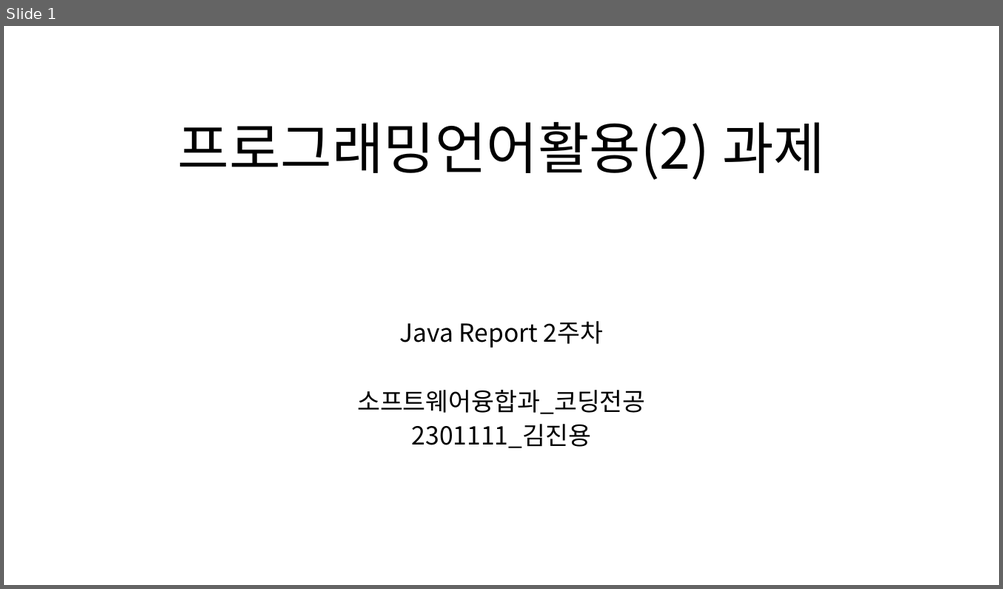
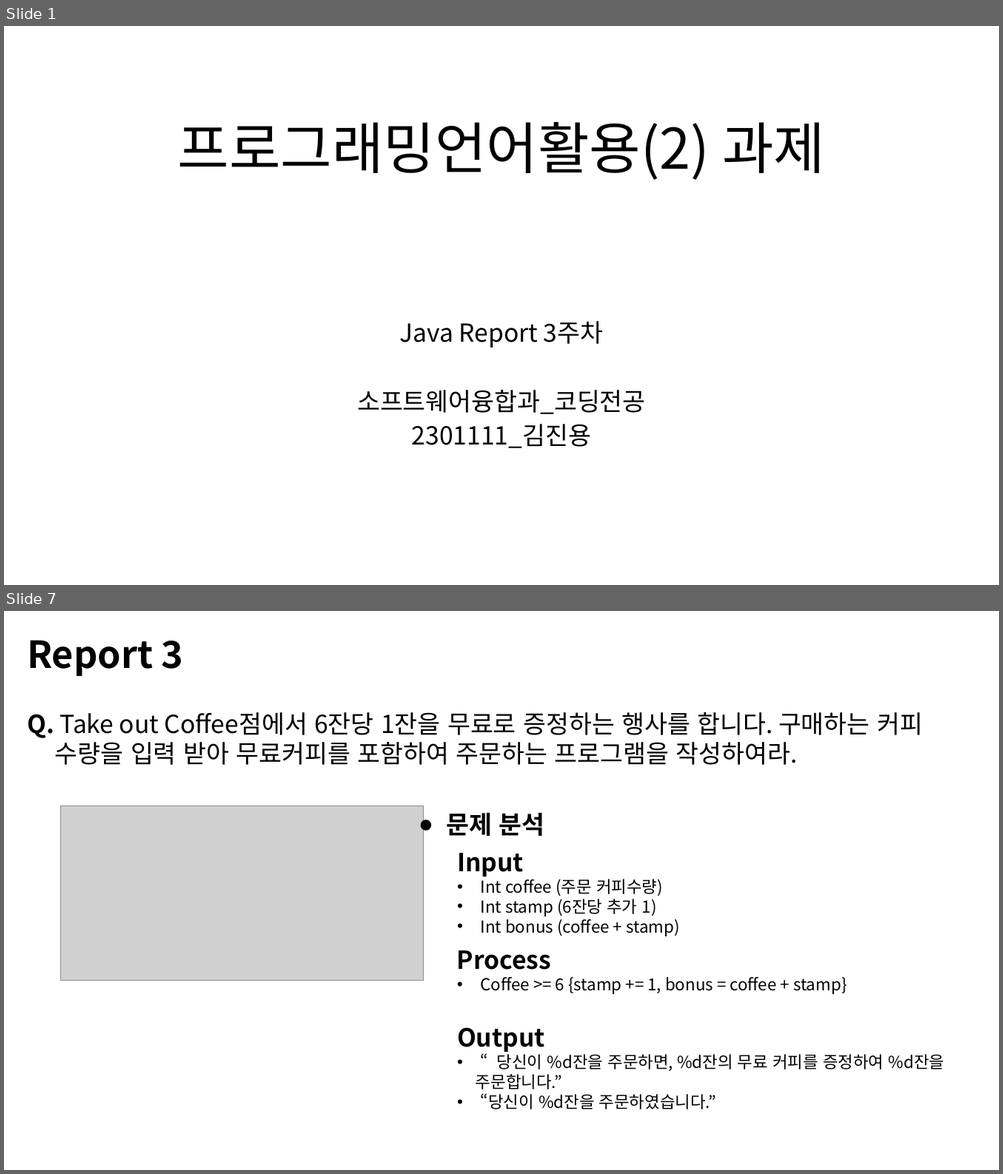
Before and after one commit to MDR-Evan/KBU-ProgrammingLanguageUtilization2, a slide deck: KBU Java 2/Report/R_Week3/3차-김진용-2301111.pptx. Shown one above the other, each under a label of ours: slide 1 before the commit, slides 1 and 7 after it; the slides between them are not shown. The pictures are 1003x589 and 1003x1174 pixels, drawn with LibreOffice and Linux fonts; fonts in the diff are those of the drawing; grey boxes stand for pictures. Boxes give left, top, right and bottom in pixels: in the first picture for what was removed or moved away, otherwise in the second. Text is boxed around its words. In the diff, an @@ line names an element or a change of style, - is before the commit and + after.

```diff
--- a/KBU Java 2/Report/R_Week3/3차-김진용-2301111.pptx
+++ b/KBU Java 2/Report/R_Week3/3차-김진용-2301111.pptx
@@ slide 7 added at (x1=4, y1=611, x2=999, y2=1170), background #FFFFFF @@
@@ text added at (x1=27, y1=640, x2=184, y2=676), 36 pt, text #000000, bold @@
+Report 3
@@ text added at (x1=27, y1=712, x2=922, y2=765), 24 pt, text #000000 @@
+Q. Take out Coffee점에서 6잔당 1잔을 무료로 증정하는 행사를 합니다. 구매하는 커피
+수량을 입력 받아 무료커피를 포함하여 주문하는 프로그램을 작성하여라.
@@ picture added at (x1=61, y1=806, x2=424, y2=981) @@
@@ text added at (x1=447, y1=813, x2=545, y2=836), 24 pt, text #000000, bold @@
+● 문제 분석
@@ text added at (x1=457, y1=853, x2=679, y2=937), 16 pt, text #000000 @@
+Input
+• Int coffee (주문 커피수량)
+• Int stamp (6잔당 추가 1)
+• Int bonus (coffee + stamp)
@@ text added at (x1=457, y1=951, x2=846, y2=994), 16 pt, text #000000 @@
+Process
+• Coffee >= 6 {stamp += 1, bonus = coffee + stamp}
@@ text added at (x1=457, y1=1028, x2=945, y2=1110), 16 pt, text #000000 @@
+Output
+• “당신이 %d잔을 주문하면, %d잔의 무료 커피를 증정하여 %d잔을
+주문합니다.”
+• “당신이 %d잔을 주문하였습니다.”
@@ slide 1 changed as well @@
@@ subtitle at (x1=400, y1=321, x2=603, y2=348): text changed @@
-Java Report 2주차
+Java Report 3주차
```
Also in this commit, not shown: 3 other slides changed, 3 other slides added, 5 slides removed, 6 other files.
